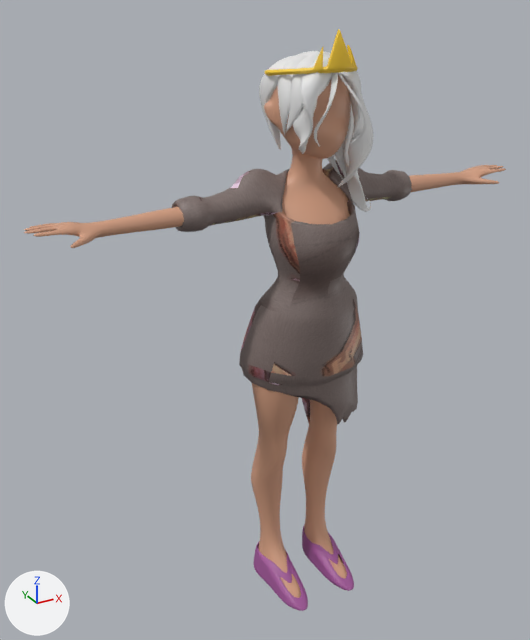
What one commit did to the glTF model assets/models/princess.glb.
Rendered twice from a 50 mm camera at (-2.38, -3.77, 4.05) aimed at (-0.21, 0.16, 2.08). The lights are fixed; the arrows at lower left show +X, +Y and +Z. The picture after the commit comes second. Where no turn or scale is listed for an object, it has been applied to the vertices. Vertices at exactly the same position are counted once.
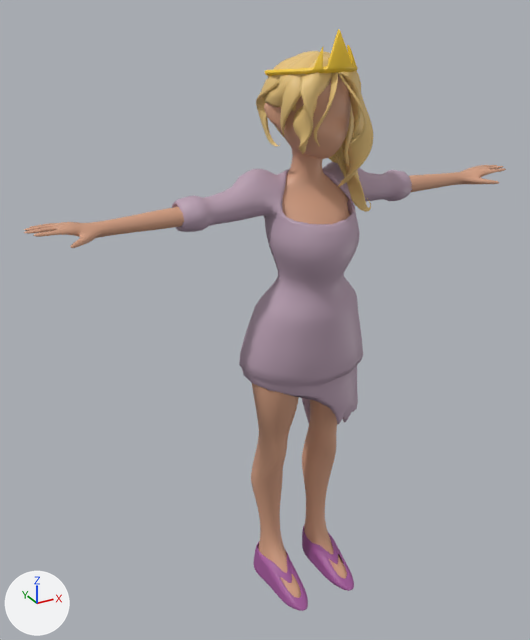
Changed parts and their boxes (x1, y1, x2, y2) in the pictures (530 x 640 px; the box of a moved part takes in the faces that stretch with it):
'PinkDress', recoloured (lighter): (172, 163, 412, 424) in both
'NurbsPath.016', recoloured (white to beige): (328, 57, 373, 188) in both
'NurbsPath.017', recoloured (white to beige): (293, 57, 332, 154) in both
'NurbsPath.020', recoloured, reshaped (white to beige, 17% wider): before (286, 52, 320, 132); after (280, 52, 320, 135)
'NurbsPath.021', recoloured, reshaped: before (277, 54, 308, 135); after (265, 54, 308, 107)
'NurbsPath.022', recoloured: (267, 56, 297, 132) in both
'NurbsPath.027', recoloured (white to beige): (343, 106, 371, 212) in both
'NurbsPath.028', added (beige): after (256, 59, 298, 147)
'NurbsPath.019', recoloured: (314, 72, 338, 147) in both
'NurbsPath.018', recoloured: (338, 72, 367, 145) in both
'NurbsPath.026', recoloured: (323, 54, 361, 182) in both
'NurbsPath.025', recoloured: (319, 51, 346, 179) in both
'NurbsPath.023', recoloured: (298, 51, 319, 56) in both
part 1 of me_nurbspath_034, moved or reshaped: before (286, 56, 318, 132); after (280, 56, 318, 135)

What the commit changed:
Material 'PrincessHair' (mat_princesshair) changes colour from white #e7e7e7 to beige #e7c47d; in linear values from (0.8, 0.8, 0.8) to (0.799, 0.552, 0.205).
Material 'Dress' (mat_dress) is new.
Its base color is (0.491, 0.352, 0.451) (grey #baa0b3).
me_nurbspath_034 is used by ob_nurbspath_020; location (-0.253, -0.134, 3.492); rotation (-2.122, -1.571, 0.0), in degrees (-122, -90, 0); scale (-0.282, -0.282, -0.282).
me_nurbspath_034 had 576 vertices, 1128 faces and spanned x -0.98..0.55, y -0.8..-0.03, z -1.03..0.06.
me_nurbspath_034 now has 576 vertices, 1128 faces and spans x -0.98..0.62, y -0.8..0.08, z -1.03..0.05.
me_nurbspath_034 part 1: 525 of 576 vertices moved; they spanned x -0.89..0.55, y -0.75..-0.03, z -0.83..0.06 and now span x -0.89..0.62, y -0.74..0.08, z -0.84..0.05; mean shift (0.02, 0.11, -0.03); largest move (0.11, -0.3, 0.03) -> (0.14, -0.1, -0.03).
me_nurbspath_035 is used by ob_nurbspath_021; location (-0.253, -0.025, 3.492); rotation (-2.122, -1.571, 0.0), in degrees (-122, -90, 0); scale (-0.282, -0.282, -0.282).
me_nurbspath_035 had 576 vertices, 1128 faces and spanned x -0.92..0.67, y -0.72..-0.03, z -0.74..0.16.
me_nurbspath_035 now has 864 vertices, 1704 faces and spans x -0.93..0.51, y -0.78..0.21, z -0.68..0.16.
me_nurbspath_035 part 2: 576 vertices removed from x -0.92..0.67, y -0.72..-0.03, z -0.74..0.16; 864 vertices added at x -0.93..0.51, y -0.78..0.21, z -0.68..0.16.
me_cube_005 has 2034 vertices, 4076 faces and spans x -0.83..0.83, y -0.32..0.32, z 1.02..3.11.
me_cube_005 no longer uses material mat_dresstextured (picture img_260831_2).
me_cube_005 gains material mat_dress (grey #baa0b3).
Mesh me_nurbspath_002 is new.
It has 720 vertices, 1416 faces and spans x -0.91..0.87, y -1.67..-0.53, z -0.37..0.24.
It uses material mat_princesshair (beige #e7c47d).
Object 'NurbsPath.028' (ob_nurbspath_028) is new; it shows me_nurbspath_002.
Its location is (-0.422, 0.207, 3.492).
Its rotation in degrees is (-122, -90, 0).
Its scale is (-0.282, -0.282, -0.282).
